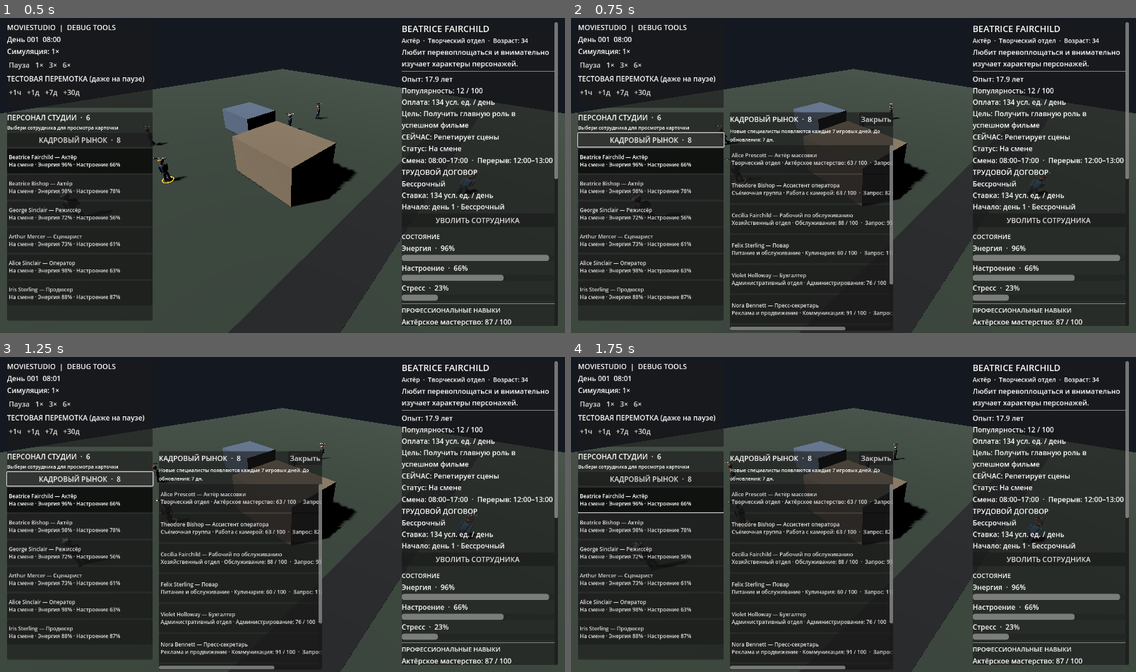
Above: before the commit, frames 1-4 (two rows, left to right).
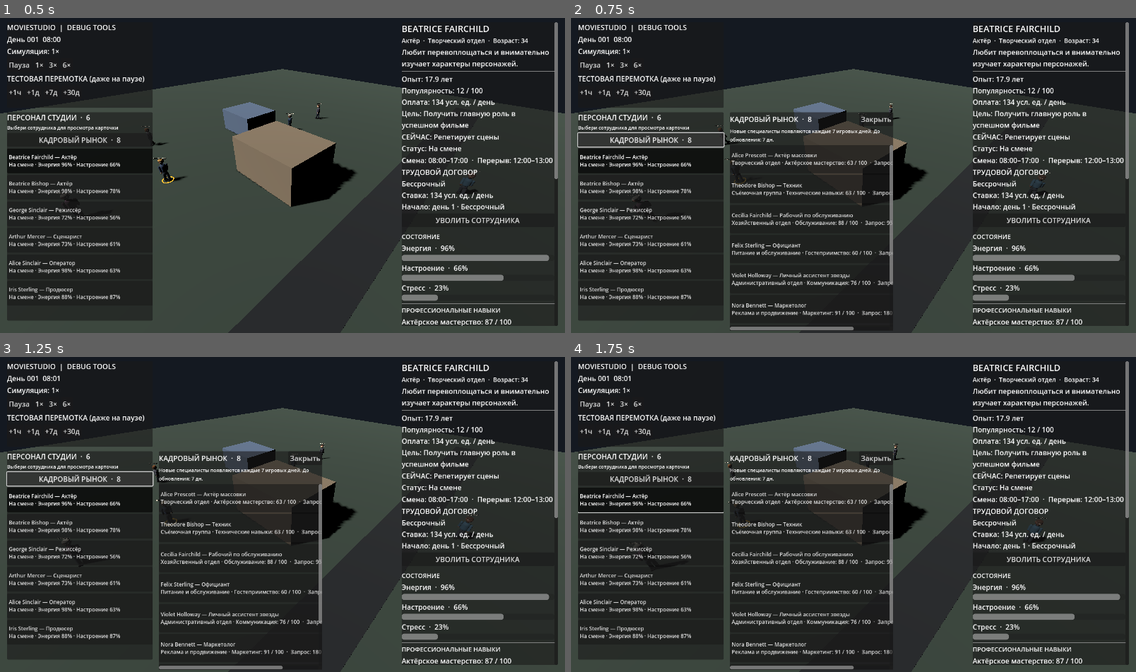
Above: after the commit, the same moments.

Repository: Teft3lb/MovieStudio
Game: Godot game, scene res://scenes/main.tscn
Same seed, same stepped clock (60 frames per second), same inputs: the game is played once before the commit and once after it.
Inputs:
- Up to frame 1 (0.5 s): no input
- Up to frame 2 (0.75 s): click "КАДРОВЫЙ РЫНОК · 8" at 0.5 s
- Up to frame 3 (1.25 s): no input
- Up to frame 4 (1.75 s): click "Beatrice Fairchild — Актёр На…" at 1.25 s

Frame 1 is identical in both runs. In frame 2, 0.8% of the frame differs, in the area x 35-57%, y 52-100%; in frame 3, 0.8%; in frame 4, 0.8%.

Commit message:
refactor: reduce staff catalogue to 19 professions with specializations

Diff:
--- a/scripts/domain/staff/profession_catalog.gd
+++ b/scripts/domain/staff/profession_catalog.gd
@@ -27,6 +27,30 @@
 	"producer",
 	"technician",
 ]
+
+const LEGACY_PROFESSION_ALIASES: Dictionary = {
+	"assistant_camera_operator": {"profession_id": "camera_operator", "specialization_id": "assistant"},
+	"gaffer": {"profession_id": "technician", "specialization_id": "lighting"},
+	"lighting_technician": {"profession_id": "technician", "specialization_id": "lighting"},
+	"sound_engineer": {"profession_id": "technician", "specialization_id": "sound"},
+	"boom_operator": {"profession_id": "technician", "specialization_id": "sound"},
+	"film_editor": {"profession_id": "technician", "specialization_id": "editing"},
+	"set_builder": {"profession_id": "production_designer", "specialization_id": "sets"},
+	"costume_designer": {"profession_id": "production_designer", "specialization_id": "costumes"},
+	"makeup_artist": {"profession_id": "production_designer", "specialization_id": "makeup"},
+	"props_master": {"profession_id": "production_designer", "specialization_id": "props"},
+	"electrician": {"profession_id": "maintenance_worker", "specialization_id": "electrical"},
+	"sous_chef": {"profession_id": "chef", "specialization_id": "assistant"},
+	"cafeteria_worker": {"profession_id": "waiter", "specialization_id": "canteen"},
+	"receptionist": {"profession_id": "secretary", "specialization_id": "reception"},
+	"hr_manager": {"profession_id": "secretary", "specialization_id": "personnel"},
+	"accountant": {"profession_id": "secretary", "specialization_id": "accounting"},
+	"office_manager": {"profession_id": "secretary", "specialization_id": "office"},
+	"advertising_manager": {"profession_id": "marketing_manager", "specialization_id": "advertising"},
+	"social_media_manager": {"profession_id": "marketing_manager", "specialization_id": "social_media"},
+	"graphic_designer": {"profession_id": "marketing_manager", "specialization_id": "design"},
+	"press_officer": {"profession_id": "pr_specialist", "specialization_id": "press"},
+}
 
 const SKILL_TITLES: Dictionary = {
 	"acting": "Актёрское мастерство",
@@ -92,6 +116,33 @@
 			"Постоянно переписывает черновики в поисках точной истории.",
 		],
 	},
+	"producer": {
+		"title": "Продюсер", "department": "creative", "primary_skill": "management",
+		"base_salary": 135, "task": "Координирует производство",
+		"goal": "Запустить крупный кинопроект",
+		"biographies": [
+			"Умеет сводить людей, сроки и ресурсы в один рабочий план.",
+			"Строит карьеру на переговорах, дисциплине и умении решать проблемы.",
+		],
+	},
+	"casting_director": {
+		"title": "Кастинг-директор", "department": "creative", "primary_skill": "communication",
+		"base_salary": 100, "task": "Подбирает актёров на роли",
+		"goal": "Собрать актёрский состав для большого фильма",
+		"biographies": [
+			"Умеет замечать подходящих исполнителей там, где другие видят случайных людей.",
+			"Знает актёрский рынок и поддерживает связи с агентами и артистами.",
+		],
+	},
+	"camera_operator": {
+		"title": "Оператор", "department": "production", "primary_skill": "camera_work",
+		"base_salary": 90, "task": "Готовит операторское оборудование",
+		"goal": "Стать главным оператором студии",
+		"biographies": [
+			"Увлечён светом и композицией, любит искать необычный ракурс.",
+			"Начинал помощником на съёмках и постепенно освоил камеру.",
+		],
+	},
 	"technician": {
 		"title": "Техник", "department": "production", "primary_skill": "technical",
 		"base_salary": 70, "task": "Обслуживает оборудование",
@@ -101,87 +152,6 @@
 			"Считает, что хорошая съёмка начинается с надёжной техники.",
 		],
 	},
-	"producer": {
-		"title": "Продюсер", "department": "creative", "primary_skill": "management",
-		"base_salary": 135, "task": "Координирует производство",
-		"goal": "Запустить крупный кинопроект",
-		"biographies": [
-			"Умеет сводить людей, сроки и ресурсы в один рабочий план.",
-			"Строит карьеру на переговорах, дисциплине и умении решать проблемы.",
-		],
-	},
-	"casting_director": {
-		"title": "Кастинг-директор", "department": "creative", "primary_skill": "communication",
-		"base_salary": 100, "task": "Подбирает актёров на роли",
-		"goal": "Собрать актёрский состав для большого фильма",
-		"biographies": [
-			"Умеет замечать подходящих исполнителей там, где другие видят случайных людей.",
-			"Знает актёрский рынок и поддерживает связи с агентами и артистами.",
-		],
-	},
-	"camera_operator": {
-		"title": "Оператор", "department": "production", "primary_skill": "camera_work",
-		"base_salary": 90, "task": "Готовит операторское оборудование",
-		"goal": "Стать главным оператором студии",
-		"biographies": [
-			"Увлечён светом и композицией, любит искать необычный ракурс.",
-			"Начинал помощником на съёмках и постепенно освоил камеру.",
-		],
-	},
-	"assistant_camera_operator": {
-		"title": "Ассистент оператора", "department": "production", "primary_skill": "camera_work",
-		"base_salary": 62, "task": "Готовит объективы и оборудование камеры",
-		"goal": "Стать самостоятельным кинооператором",
-		"biographies": [
-			"Следит за объективами и настройками, чтобы съёмка не теряла ни минуты.",
-			"Учится у опытных операторов и постепенно осваивает сложную технику.",
-		],
-	},
-	"gaffer": {
-		"title": "Главный осветитель", "department": "production", "primary_skill": "lighting",
-		"base_salary": 88, "task": "Выставляет свет на съёмочной площадке",
-		"goal": "Возглавить световую группу крупной постановки",
-		"biographies": [
-			"Умеет превращать обычный павильон в выразительное кинематографическое пространство.",
-			"Знает осветительное оборудование и любит сложные световые схемы.",
-		],
-	},
-	"lighting_technician": {
-		"title": "Техник по свету", "department": "production", "primary_skill": "lighting",
-		"base_salary": 68, "task": "Обслуживает осветительное оборудование",
-		"goal": "Стать главным осветителем",
-		"biographies": [
-			"Подготавливает приборы, кабели и стойки перед началом съёмок.",
-			"Быстро устраняет неполадки и внимательно соблюдает технику безопасности.",
-		],
-	},
-	"sound_engineer": {
-		"title": "Звукорежиссёр", "department": "production", "primary_skill": "sound",
-		"base_salary": 92, "task": "Настраивает запись звука",
-		"goal": "Отвечать за звук в большом кинопроекте",
-		"biographies": [
-			"Слышит детали, которые ускользают от остальных членов съёмочной группы.",
-			"Считает чистую запись звука обязательной частью хорошего фильма.",
-		],
-	},
-	"boom_operator": {
-		"title": "Оператор микрофона", "department": "production", "primary_skill": "sound",
-		"base_salary": 64, "task": "Работает с микрофоном на площадке",
-		"goal": "Стать звукорежиссёром",
-		"biographies": [
-			"Умеет двигаться бесшумно и держать микрофон точно вне границ кадра.",
-			"Начинал с небольших площадок и хочет отвечать за звук целиком.",
-		],
-	},
-	"film_editor": {
-		"title": "Монтажёр", "department": "production", "primary_skill": "editing",
-		"base_salary": 100, "task": "Монтирует отснятый материал",
-		"goal": "Смонтировать фильм, который получит признание критиков",
-		"biographies": [
-			"Чувствует ритм сцены и умеет находить сильные моменты в отснятом материале.",
-			"Любит превращать разрозненные дубли в цельную историю.",
-		],
-	},
 	"production_designer": {
 		"title": "Художник-постановщик", "department": "production", "primary_skill": "set_design",
 		"base_salary": 112, "task": "Разрабатывает оформление декораций",
@@ -191,42 +161,6 @@
 			"Умеет превращать эскизы в выразительные съёмочные декорации.",
 		],
 	},
-	"set_builder": {
-		"title": "Рабочий декорационного цеха", "department": "production", "primary_skill": "maintenance",
-		"base_salary": 72, "task": "Строит и ремонтирует декорации",
-		"goal": "Стать мастером декорационного цеха",
-		"biographies": [
-			"Умеет работать с деревом, крепежом и материалами для декораций.",
-			"Любит видеть, как пустой павильон превращается в кинематографическую площадку.",
-		],
-	},
-	"costume_designer": {
-		"title": "Художник по костюмам", "department": "production", "primary_skill": "costume_design",
-		"base_salary": 96, "task": "Подбирает и готовит костюмы",
-		"goal": "Создать костюмы для исторического фильма",
-		"biographies": [
-			"Внимательно изучает эпохи и характеры, подбирая одежду для персонажей.",
-			"Умеет сочетать практичность костюма с визуальным образом героя.",
-		],
-	},
-	"makeup_artist": {
-		"title": "Гримёр", "department": "production", "primary_skill": "makeup",
-		"base_salary": 84, "task": "Готовит актёров к съёмкам",
-		"goal": "Возглавить гримёрный отдел",
-		"biographies": [
-			"Работает с гримом и причёсками, помогая актёрам перевоплощаться.",
-			"Любит сложные образы и внимательно следит за непрерывностью грима между дублями.",
-		],
-	},
-	"props_master": {
-		"title": "Реквизитор", "department": "production", "primary_skill": "technical",
-		"base_salary": 74, "task": "Готовит реквизит для съёмок",
-		"goal": "Возглавить реквизиторскую службу",
-		"biographies": [
-			"Следит, чтобы каждый предмет в кадре находился на своём месте.",
-			"Умеет быстро находить нужный реквизит и поддерживать порядок в мастерской.",
-		],
-	},
 	"cleaner": {
 		"title": "Уборщик", "department": "facility", "primary_skill": "maintenance",
 		"base_salary": 42, "task": "Убирает помещения студии",
@@ -245,15 +179,6 @@
 			"Быстро реагирует на заявки и поддерживает помещения в рабочем состоянии.",
 		],
 	},
-	"electrician": {
-		"title": "Электрик", "department": "facility", "primary_skill": "technical",
-		"base_salary": 82, "task": "Проверяет электросети и оборудование",
-		"goal": "Стать главным инженером студии",
-		"biographies": [
-			"Знает, насколько важны исправные сети для безопасной работы павильонов.",
-			"Предпочитает устранять неисправности до того, как они остановят производство.",
-		],
-	},
 	"security_guard": {
 		"title": "Охранник", "department": "facility", "primary_skill": "security",
 		"base_salary": 56, "task": "Патрулирует территорию студии",
@@ -272,15 +197,6 @@
 			"Считает, что хорошая еда помогает съёмочной группе выдерживать длинные смены.",
 		],
 	},
-	"sous_chef": {
-		"title": "Помощник повара", "department": "catering", "primary_skill": "culinary",
-		"base_salary": 66, "task": "Помогает готовить блюда на кухне",
-		"goal": "Стать шеф-поваром",
-		"biographies": [
-			"Быстро готовит заготовки и следит за порядком на рабочем месте.",
-			"Учится у шеф-повара и хочет однажды отвечать за меню.",
-		],
-	},
 	"bartender": {
 		"title": "Бармен", "department": "catering", "primary_skill": "hospitality",
 		"base_salary": 62, "task": "Обслуживает бар и готовит напитки",
@@ -299,15 +215,6 @@
 			"Знает, как организовать работу зала во время большого обеденного перерыва.",
 		],
 	},
-	"cafeteria_worker": {
-		"title": "Работник столовой", "department": "catering", "primary_skill": "hospitality",
-		"base_salary": 43, "task": "Подготавливает столовую к приёму сотрудников",
-		"goal": "Стать старшим смены столовой",
-		"biographies": [
-			"Готовит зал к обеду и помогает поддерживать порядок в столовой.",
-			"Знает повседневные потребности большого коллектива студии.",
-		],
-	},
 	"secretary": {
 		"title": "Секретарь", "department": "administration", "primary_skill": "administration",
 		"base_salary": 66, "task": "Работает с документами и расписанием",
@@ -326,42 +233,6 @@
 			"Знает, как защищать время подопечного и координировать его встречи.",
 		],
 	},
-	"receptionist": {
-		"title": "Администратор ресепшена", "department": "administration", "primary_skill": "communication",
-		"base_salary": 52, "task": "Встречает гостей и посетителей",
-		"goal": "Стать офис-менеджером",
-		"biographies": [
-			"Первым встречает гостей студии и помогает им сориентироваться.",
-			"Умеет работать с посетителями, звонками и входящими запросами.",
-		],
-	},
-	"hr_manager": {
-		"title": "HR-менеджер", "department": "administration", "primary_skill": "administration",
-		"base_salary": 102, "task": "Работает с наймом и кадровыми документами",
-		"goal": "Возглавить кадровую службу крупной студии",
-		"biographies": [
-			"Умеет оценивать кандидатов и находить специалистов для разных отделов.",
-			"Считает, что сильная студия начинается с правильной команды.",
-		],
-	},
-	"accountant": {
-		"title": "Бухгалтер", "department": "administration", "primary_skill": "administration",
-		"base_salary": 106, "task": "Ведёт финансовые документы",
-		"goal": "Стать финансовым директором",
-		"biographies": [
-			"Любит точность и умеет находить ошибки в финансовых документах.",
-			"Следит за счетами и помогает руководству понимать расходы студии.",
-		],
-	},
-	"office_manager": {
-		"title": "Офис-менеджер", "department": "administration", "primary_skill": "administration",
-		"base_salary": 86, "task": "Организует повседневную работу офиса",
-		"goal": "Возглавить административную службу",
-		"biographies": [
-			"Следит за тем, чтобы офисная работа не мешала творческому процессу.",
-			"Координирует заявки, помещения и повседневные организационные вопросы.",
-		],
-	},
 	"marketing_manager": {
 		"title": "Маркетолог", "department": "marketing", "primary_skill": "marketing",
 		"base_salary": 112, "task": "Планирует продвижение фильмов",
@@ -371,15 +242,6 @@
 			"Любит превращать творческую идею в понятную рекламную кампанию.",
 		],
 	},
-	"advertising_manager": {
-		"title": "Рекламный менеджер", "department": "marketing", "primary_skill": "marketing",
-		"base_salary": 106, "task": "Организует рекламные кампании",
-		"goal": "Провести национальную рекламную кампанию фильма",
-		"biographies": [
-			"Координирует рекламные материалы, сроки и размещение объявлений.",
-			"Умеет распределять рекламный бюджет между разными каналами.",
-		],
-	},
 	"pr_specialist": {
 		"title": "PR-специалист", "department": "marketing", "primary_skill": "communication",
 		"base_salary": 96, "task": "Работает с репутацией студии и фильмов",
@@ -389,33 +251,55 @@
 			"Следит за общественной реакцией и помогает студии правильно отвечать на события.",
 		],
 	},
-	"social_media_manager": {
-		"title": "SMM-специалист", "department": "marketing", "primary_skill": "marketing",
-		"base_salary": 86, "task": "Ведёт каналы студии и фильмов",
-		"goal": "Создать крупное сообщество поклонников студии",
-		"biographies": [
-			"Следит за реакцией аудитории и умеет поддерживать интерес к проектам.",
-			"Создаёт публикации и планирует контент для каналов студии.",
-		],
-	},
-	"graphic_designer": {
-		"title": "Дизайнер рекламы", "department": "marketing", "primary_skill": "creativity",
-		"base_salary": 92, "task": "Создаёт афиши и рекламные материалы",
-		"goal": "Разработать визуальный стиль крупной кинорекламы",
-		"biographies": [
-			"Умеет превращать идею фильма в выразительную афишу и рекламный образ.",
-			"Работает с типографикой, цветом и композицией.",
-		],
-	},
-	"press_officer": {
-		"title": "Пресс-секретарь", "department": "marketing", "primary_skill": "communication",
-		"base_salary": 92, "task": "Готовит пресс-релизы и общается с прессой",
-		"goal": "Стать руководителем пресс-службы",
-		"biographies": [
-			"Умеет готовить официальные заявления и отвечать на запросы прессы.",
-			"Помогает организовывать интервью, премьеры и пресс-показы.",
-		],
-	},
+}
+
+const SPECIALIZATIONS: Dictionary = {
+	"camera_operator": [
+		{"id": "cinematography", "title": "Кинооперация", "skill_id": "camera_work"},
+		{"id": "assistant", "title": "Ассистентская работа", "skill_id": "technical"},
+	],
+	"technician": [
+		{"id": "lighting", "title": "Свет", "skill_id": "lighting"},
+		{"id": "sound", "title": "Звук", "skill_id": "sound"},
+		{"id": "equipment", "title": "Оборудование", "skill_id": "technical"},
+		{"id": "editing", "title": "Монтаж", "skill_id": "editing"},
+	],
+	"production_designer": [
+		{"id": "sets", "title": "Декорации", "skill_id": "set_design"},
+		{"id": "costumes", "title": "Костюмы", "skill_id": "costume_design"},
+		{"id": "makeup", "title": "Грим", "skill_id": "makeup"},
+		{"id": "props", "title": "Реквизит", "skill_id": "technical"},
+	],
+	"maintenance_worker": [
+		{"id": "electrical", "title": "Электрика", "skill_id": "technical"},
+		{"id": "building", "title": "Обслуживание зданий", "skill_id": "maintenance"},
+	],
+	"chef": [
+		{"id": "kitchen", "title": "Кухня", "skill_id": "culinary"},
+		{"id": "assistant", "title": "Помощник повара", "skill_id": "culinary"},
+	],
+	"waiter": [
+		{"id": "canteen", "title": "Столовое обслуживание", "skill_id": "hospitality"},
+	],
+	"secretary": [
+		{"id": "reception", "title": "Приёмная", "skill_id": "communication"},
+		{"id": "office", "title": "Организация офиса", "skill_id": "administration"},
+		{"id": "personnel", "title": "Кадровое делопроизводство", "skill_id": "administration"},
+		{"id": "accounting", "title": "Бухгалтерия", "skill_id": "administration"},
+	],
+	"personal_assistant": [
+		{"id": "talent", "title": "Сопровождение звёзд", "skill_id": "communication"},
+		{"id": "schedule", "title": "Расписание и организация", "skill_id": "administration"},
+	],
+	"marketing_manager": [
+		{"id": "advertising", "title": "Реклама", "skill_id": "marketing"},
+		{"id": "social_media", "title": "Социальные сети", "skill_id": "communication"},
+		{"id": "design", "title": "Рекламный дизайн", "skill_id": "creativity"},
+	],
+	"pr_specialist": [
+		{"id": "press", "title": "Пресса", "skill_id": "communication"},
+		{"id": "relations", "title": "Связи с общественностью", "skill_id": "communication"},
+	],
 }
 
 static func get_department_ids() -> Array[String]:
@@ -450,15 +334,26 @@
 
 
 static func has_profession(profession_id: String) -> bool:
-	return PROFESSIONS.has(profession_id)
+	return PROFESSIONS.has(profession_id) or LEGACY_PROFESSION_ALIASES.has(profession_id)
 
 
 static func normalize_profession_id(profession_id: String) -> String:
-	return profession_id if PROFESSIONS.has(profession_id) else "technician"
+	if PROFESSIONS.has(profession_id):
+		return profession_id
+	var legacy_alias: Dictionary = LEGACY_PROFESSION_ALIASES.get(profession_id, {})
+	return str(legacy_alias.get("profession_id", "technician"))
+
+
+static func get_legacy_specialization_id(profession_id: String) -> String:
+	var legacy_alias: Dictionary = LEGACY_PROFESSION_ALIASES.get(profession_id, {})
+	return str(legacy_alias.get("specialization_id", ""))
 
 
 static func get_profession(profession_id: String) -> Dictionary:
-	return PROFESSIONS.get(normalize_profession_id(profession_id), PROFESSIONS["technician"])
+	return PROFESSIONS.get(
+		normalize_profession_id(profession_id),
+		PROFESSIONS["technician"]
+	)
 
 
 static func get_profession_title(profession_id: String) -> String:
@@ -507,8 +402,33 @@
 	return SKILL_TITLES.duplicate(true)
 
 
+static func get_specialization_ids(profession_id: String) -> Array[String]:
+	var result: Array[String] = []
+	var options: Array = SPECIALIZATIONS.get(normalize_profession_id(profession_id), [])
+	for option in options:
+		result.append(str(option.get("id", "")))
+	return result
+
+
+static func get_specialization_title(profession_id: String, specialization_id: String) -> String:
+	var options: Array = SPECIALIZATIONS.get(normalize_profession_id(profession_id), [])
+	for option in options:
+		if str(option.get("id", "")) == specialization_id:
+			return str(option.get("title", ""))
+	return ""
+
+
+static func get_specialization_skill_id(profession_id: String, specialization_id: String) -> String:
+	var options: Array = SPECIALIZATIONS.get(normalize_profession_id(profession_id), [])
+	for option in options:
+		if str(option.get("id", "")) == specialization_id:
+			return str(option.get("skill_id", ""))
+	return ""
+
+
 static func get_schedule(profession_id: String) -> Dictionary:
-	if LEGACY_PROFESSION_IDS.has(profession_id):
+	var normalized_profession_id: String = normalize_profession_id(profession_id)
+	if LEGACY_PROFESSION_IDS.has(normalized_profession_id):
 		return {
 			"shift_start_hour": 8,
 			"shift_end_hour": 17,
@@ -516,7 +436,9 @@
 			"break_end_hour": 13,
 		}
 
-	var department_id: String = str(get_profession(profession_id).get("department", "creative"))
+	var department_id: String = str(
+		get_profession(normalized_profession_id).get("department", "creative")
+	)
 	match department_id:
 		"catering":
 			return {
